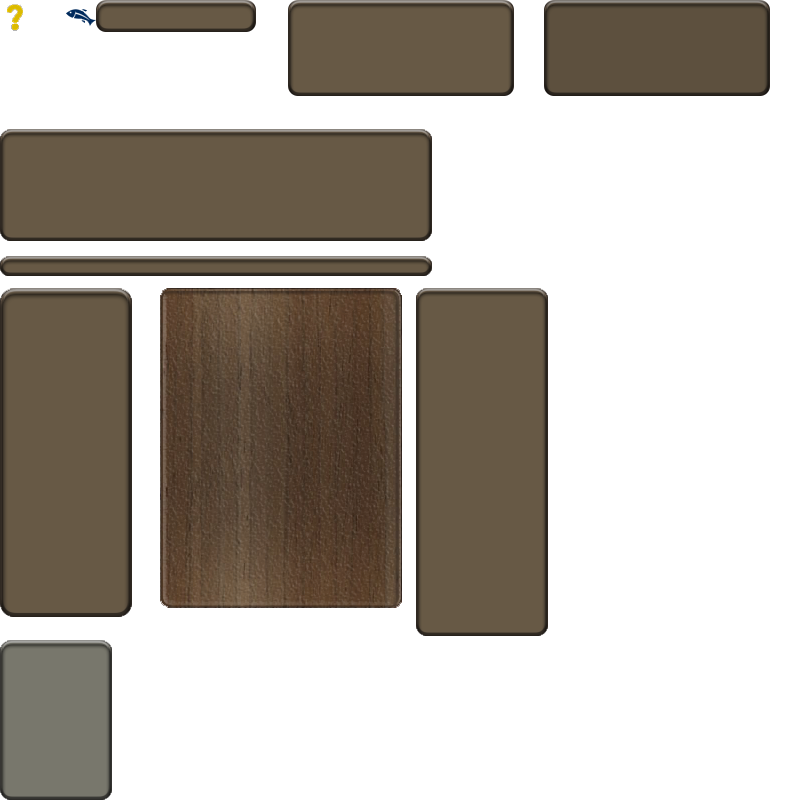
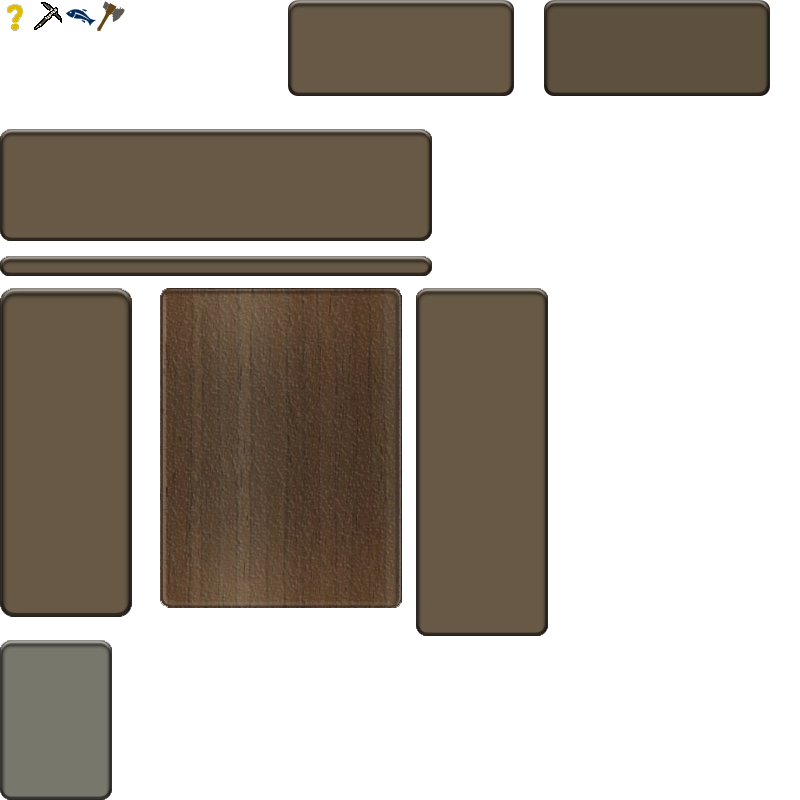
Layer changes from the first 800x800 image to the second:
renamed "Layer 1" to "Layer 3", painted on it over bbox(34, 0, 256, 32)
